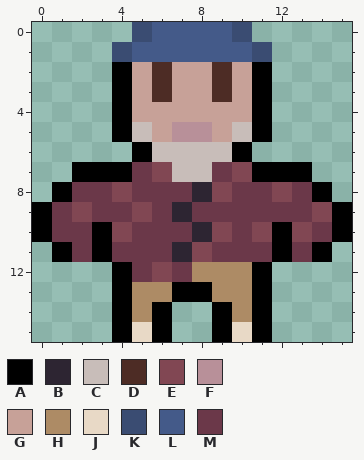
Edited in one commit: pixel-art file (Assets/Sprites/Player/fred.aseprite). Above: the version before the commit.
16x16 pixels, 1 frame. Colours within 5 levels of each other are drawn and written as one.
Palette (. is transparent): A #000000  B #2d2532  C #c8bdb9  D #4d2c25  E #814753  F #b89099  G #c7a198  H #ad8b65  J #e8d9c6  K #3a4c72  L #445a89  M #6b3849
The same view after the edit:
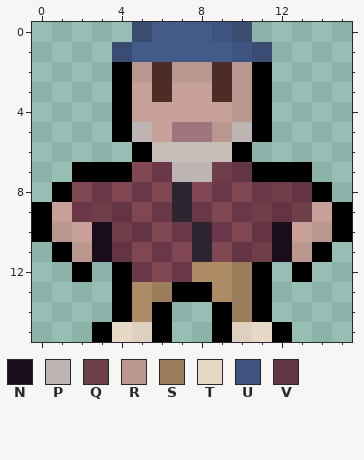
Colours new in this view: N #1a0c1b  P #bdb5b2  Q #6f3f49  R #b9968e  S #9c7d5b  T #e8d9c6  U #3f5380  V #633443
The edit:
colour F: #b89099 -> #a0747e
colour J: #e8d9c6 -> #ded0be
y 0: x 9 L -> U
y 1: x 10 L -> U
y 2: x 5 G -> R; x 7..8 GG -> RR; x 10 G -> R
y 3..4: x 10 G -> R
y 5: x 5 C -> P; x 9..10 GC -> RP
y 7: x 5..10 MECCME -> EMPPQV
y 8: x 2 M -> E; x 6..10 MMBEM -> EBEME; x 12..13 EM -> QV
y 9: x 1..4 MEMM -> GMQV; x 9 M -> E; x 11..14 MMME -> QVQG
y 10: x 1..6 MMAEMM -> RGNQVE; x 9..14 EMEAEM -> MEVNGR
y 11: x 2..5 MAMM -> RNVE; x 7..13 BEMMMAM -> EBEVQNR
y 12: x 2 . -> A; x 10 H -> S; x 13 . -> A
y 13: x 6 H -> S; x 10 H -> S
y 14: x 10 H -> S
y 15: x 3..4 .A -> AT; x 11..12 A. -> TA
Changed places in both pictures, as pixel boxes (x1, y1, x2, y2):
changed: (52, 22, 332, 342)
